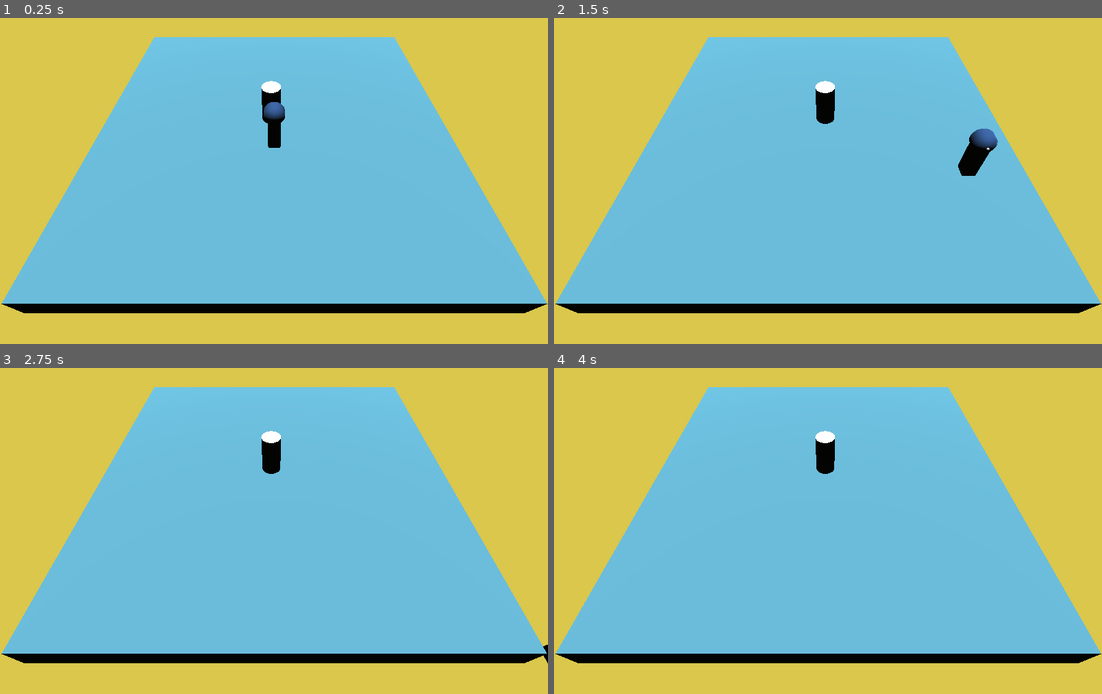
Above: before the commit, frames 1-4 (two rows, left to right).
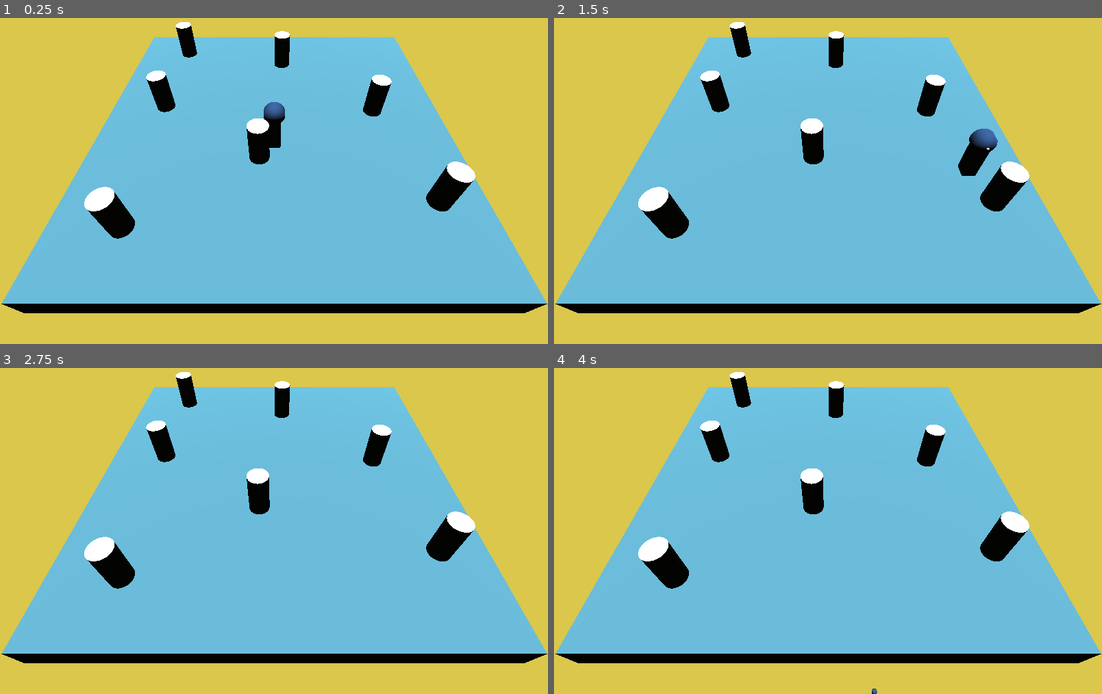
Above: after the commit, the same moments.

Repository: OnyJ/Medusa-old
Game: Godot game, scene res://scenes/Main.tscn
Same seed, same stepped clock (60 frames per second), same inputs: the game is played once before the commit and once after it.
Inputs:
- Up to frame 1 (0.25 s): no input
- Up to frame 2 (1.5 s): tap Enter at 0.5 s; hold D (move_right) 0.53-1.28 s; hold S (move_back) from 1.28 s (still down)
- Up to frame 3 (2.75 s): release S (move_back) at 2.03 s; hold D (move_right) from 2.03 s (still down)
- Up to frame 4 (4 s): release D (move_right) at 2.78 s; hold Z (move_forward) 2.78-3.53 s; tap Space at 3.5 s; hold Q (move_left) from 3.53 s (still down)

The runs differ from the first frame. In frame 1, 3.9% of the frame differs, in the area x 15-87%, y 1-68%; in frame 2, 4.1%; in frame 3, 4.1%, in the area x 15-100%, y 1-91%; in frame 4, 4.1%.

Commit message:
multiple statues in map

Diff:
--- a/scenes/Map.tscn
+++ b/scenes/Map.tscn
@@ -36,4 +36,22 @@
 [node name="Statues" type="Node" parent="."]
 
 [node name="Statue" parent="Statues" instance=ExtResource( 1 )]
-transform = Transform( 1, 0, 0, 0, 1, 0, 0, 0, 1, -0.259428, 1.77376, 0 )
+transform = Transform( 1, 0, 0, 0, 1, 0, 0, 0, 1, 0.807386, 1.77376, -8.76032 )
+
+[node name="Statue2" parent="Statues" instance=ExtResource( 1 )]
+transform = Transform( 1, 0, 0, 0, 1, 0, 0, 0, 1, -9.71962, 1.77376, -10.9053 )
+
+[node name="Statue3" parent="Statues" instance=ExtResource( 1 )]
+transform = Transform( 1, 0, 0, 0, 1, 0, 0, 0, 1, -1.17018, 1.77376, 4.53693 )
+
+[node name="Statue4" parent="Statues" instance=ExtResource( 1 )]
+transform = Transform( 1, 0, 0, 0, 1, 0, 0, 0, 1, -10.0593, 1.77376, -1.57725 )
+
+[node name="Statue5" parent="Statues" instance=ExtResource( 1 )]
+transform = Transform( 1, 0, 0, 0, 1, 0, 0, 0, 1, 11.4221, 1.77376, 8.59258 )
+
+[node name="Statue6" parent="Statues" instance=ExtResource( 1 )]
+transform = Transform( 1, 0, 0, 0, 1, 0, 0, 0, 1, -9.92439, 1.77376, 10.496 )
+
+[node name="Statue7" parent="Statues" instance=ExtResource( 1 )]
+transform = Transform( 1, 0, 0, 0, 1, 0, 0, 0, 1, 8.9653, 1.77376, -0.956352 )
